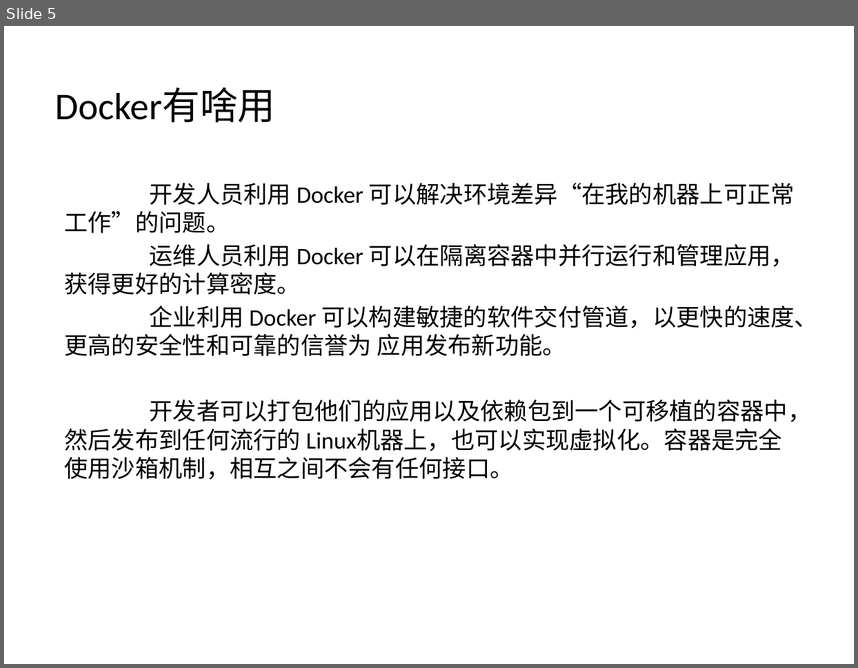
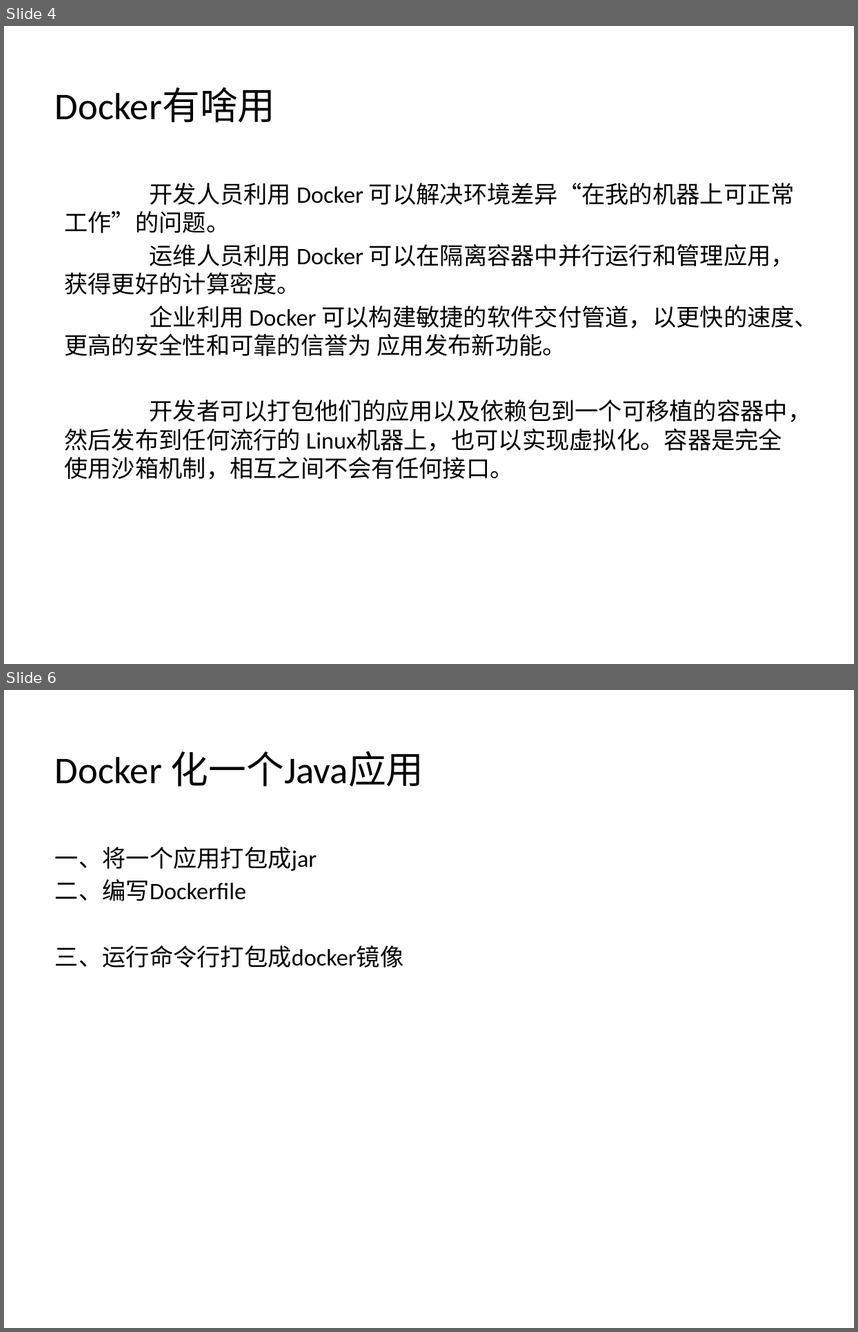
Before and after one commit to Yommmm/DesignPatterns, a slide deck: Docker基础与简单应用.pptx. Shown one above the other, each under a label of ours: slide 5 before the commit, slides 4 and 6 after it; the slides between them are not shown. The pictures are 858x668 and 858x1332 pixels, drawn with LibreOffice and Linux fonts; fonts in the diff are those of the drawing. Boxes give left, top, right and bottom in pixels: in the first picture for what was removed or moved away, otherwise in the second. Text is boxed around its words. In the diff, an @@ line names an element or a change of style, - is before the commit and + after.

```diff
--- a/Docker基础与简单应用.pptx
+++ b/Docker基础与简单应用.pptx
@@ slide 6 added at (x1=4, y1=690, x2=854, y2=1328), background #FFFFFF @@
@@ title added at (x1=55, y1=751, x2=424, y2=787), 32 pt, text #000000 @@
+Docker 化一个Java应用
@@ text added at (x1=55, y1=847, x2=404, y2=967), 20 pt, text #000000 @@
+一、将一个应用打包成jar
+二、编写Dockerfile
+三、运行命令行打包成docker镜像
@@ what was slide 5 is now slide 4 @@
```
Also in this commit, not shown: 6 slides changed, 6 other slides added, 1 slide removed.
